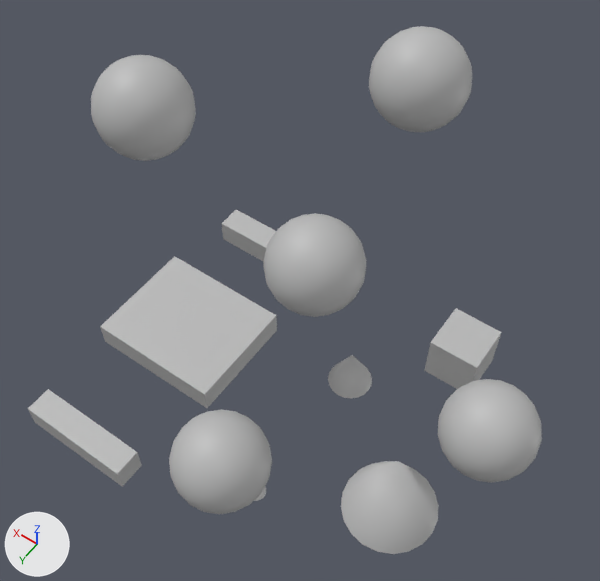
Renders of the FBX model ROF_Engine/Game/Assets/Models/SimpleH6.fbx from each side of a commit.
One viewpoint serves both versions: a camera (50 mm lens) standing at (-0.673, 1.41, 2.071) and looking at (0.092, 0.34, 0.389). The lights are fixed; the arrows at lower left show +X, +Y and +Z.
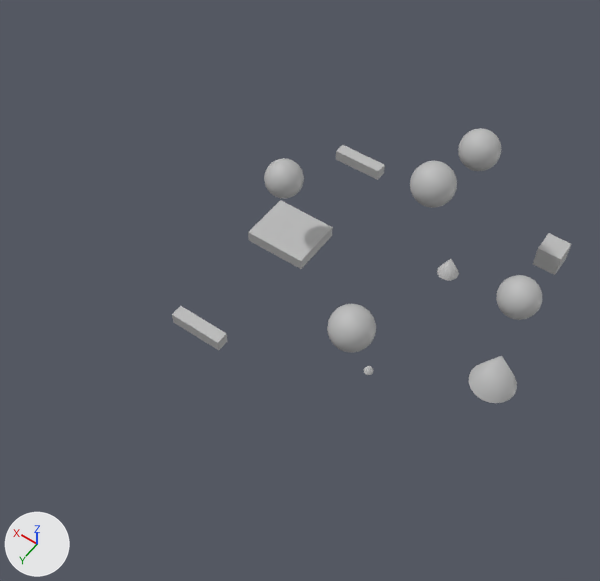
Location of each change, [x1, y1, x2, y2] in pixels of the pictures (600 x 581 px):
'pCube4', moved, rescaled (52% narrower, 54% shorter)
    before: [100, 256, 277, 408]
    after: [248, 200, 333, 269]
'pSphere5', moved, rescaled (52% narrower, 53% shorter)
    before: [169, 409, 272, 514]
    after: [327, 304, 376, 353]
'pSphere1', moved, rescaled (58% narrower, 59% shorter)
    before: [369, 26, 472, 132]
    after: [458, 128, 501, 171]
'pSphere4', moved, rescaled (55% narrower, 56% shorter)
    before: [438, 379, 542, 483]
    after: [496, 275, 542, 320]
'pSphere2', moved, rescaled (54% narrower, 54% shorter)
    before: [263, 213, 366, 317]
    after: [410, 161, 457, 208]
'pSphere3', moved, rescaled (61% narrower, 61% shorter)
    before: [91, 55, 196, 161]
    after: [264, 158, 304, 199]
'pCone1', moved, rescaled (51% narrower, 49% shorter)
    before: [341, 461, 439, 554]
    after: [469, 356, 517, 403]
'pCube3', moved, rescaled (51% narrower, 55% shorter)
    before: [28, 389, 142, 487]
    after: [172, 306, 227, 350]
'pCube1', moved, rescaled
    before: [424, 308, 502, 389]
    after: [533, 233, 571, 275]
'pCube2', moved, rescaled
    before: [221, 210, 276, 262]
    after: [336, 145, 385, 180]
'pCone2', moved, rescaled (49% narrower, 48% shorter)
    before: [328, 355, 372, 398]
    after: [437, 259, 459, 281]
'pCone3', moved, rescaled
    before: [254, 487, 266, 501]
    after: [363, 366, 373, 375]

Patch to the scene script:
```diff
--- a/ROF_Engine/Game/Assets/Models/SimpleH6.fbx.py
+++ b/ROF_Engine/Game/Assets/Models/SimpleH6.fbx.py
@@ ob_pcone1 @@
 ob_pcone1 = bpy.data.objects.new('pCone1', me_mesh_004)
-ob_pcone1.location = (-0.318, 0.482, 0.0)
+ob_pcone1.location = (-0.386, 0.053, 0.086)
 ob_pcone1.rotation_euler = (1.571, 0.0, 0.0)  # degrees (90, 0, 0)
-ob_pcone1.scale = (0.137, 0.137, 0.137)
+ob_pcone1.scale = (0.0697, 0.0697, 0.0697)
@@ ob_psphere1 @@
 ob_psphere1 = bpy.data.objects.new('pSphere1', me_mesh_007)
-ob_psphere1.location = (0.0, 0.0, 0.877)
+ob_psphere1.location = (-0.068, -0.3, 0.479)
 ob_psphere1.rotation_euler = (1.571, 0.0, 0.0)  # degrees (90, 0, 0)
-ob_psphere1.scale = (0.117, 0.117, 0.117)
+ob_psphere1.scale = (0.0593, 0.0593, 0.0593)
@@ ob_psphere3 @@
 ob_psphere3 = bpy.data.objects.new('pSphere3', me_mesh_009)
-ob_psphere3.location = (0.474, 0.411, 0.845)
+ob_psphere3.location = (0.406, -0.018, 0.323)
 ob_psphere3.rotation_euler = (1.571, 0.0, 0.0)  # degrees (90, 0, 0)
-ob_psphere3.scale = (0.117, 0.117, 0.117)
+ob_psphere3.scale = (0.0593, 0.0593, 0.0593)
@@ ob_pcube3 @@
 ob_pcube3 = bpy.data.objects.new('pCube3', me_mesh_002)
-ob_pcube3.location = (0.456, 0.859, 0.0)
+ob_pcube3.location = (0.388, 0.43, 0.086)
 ob_pcube3.rotation_euler = (1.571, 0.0, 0.0)  # degrees (90, 0, 0)
-ob_pcube3.scale = (0.34, 0.0782, 0.0782)
+ob_pcube3.scale = (0.173, 0.0397, 0.0397)
@@ ob_pcube4 @@
 ob_pcube4 = bpy.data.objects.new('pCube4', me_mesh_003)
-ob_pcube4.location = (0.456, 0.407, 0.0)
+ob_pcube4.location = (0.388, -0.022, 0.086)
 ob_pcube4.rotation_euler = (1.571, 0.0, 1.571)  # degrees (90, 0, 90)
-ob_pcube4.scale = (0.34, 0.0782, 0.405)
+ob_pcube4.scale = (0.173, 0.0397, 0.206)
@@ ob_pcone3 @@
 ob_pcone3 = bpy.data.objects.new('pCone3', me_mesh_006)
-ob_pcone3.location = (-0.036, 0.717, 0.049)
+ob_pcone3.location = (-0.104, 0.289, 0.135)
 ob_pcone3.rotation_euler = (1.571, 0.0, 0.0)  # degrees (90, 0, 0)
-ob_pcone3.scale = (0.0275, 0.0275, 0.0275)
+ob_pcone3.scale = (0.014, 0.014, 0.014)
@@ ob_pcube2 @@
 ob_pcube2 = bpy.data.objects.new('pCube2', me_mesh_001)
-ob_pcube2.location = (0.456, 0.0, 0.0)
+ob_pcube2.location = (0.388, -0.429, 0.086)
 ob_pcube2.rotation_euler = (1.571, 0.0, 0.0)  # degrees (90, 0, 0)
-ob_pcube2.scale = (0.34, 0.0782, 0.0782)
+ob_pcube2.scale = (0.173, 0.0397, 0.0397)
@@ ob_pcone2 @@
 ob_pcone2 = bpy.data.objects.new('pCone2', me_mesh_005)
-ob_pcone2.location = (-0.036, 0.267, 0.049)
+ob_pcone2.location = (-0.104, -0.162, 0.135)
 ob_pcone2.rotation_euler = (1.571, 0.0, 0.0)  # degrees (90, 0, 0)
-ob_pcone2.scale = (0.0648, 0.0648, 0.0648)
+ob_pcone2.scale = (0.0329, 0.0329, 0.0329)
@@ ob_psphere5 @@
 ob_psphere5 = bpy.data.objects.new('pSphere5', me_mesh_011)
-ob_psphere5.location = (-0.027, 0.815, 0.343)
+ob_psphere5.location = (-0.095, 0.386, 0.428)
 ob_psphere5.rotation_euler = (1.571, 0.0, 0.0)  # degrees (90, 0, 0)
-ob_psphere5.scale = (0.117, 0.117, 0.117)
+ob_psphere5.scale = (0.0593, 0.0593, 0.0593)
@@ ob_pcube1 @@
 ob_pcube1 = bpy.data.objects.new('pCube1', me_mesh)
-ob_pcube1.location = (-0.26, 0.0, 0.0)
+ob_pcube1.location = (-0.328, -0.429, 0.086)
 ob_pcube1.rotation_euler = (1.571, 0.0, 0.0)  # degrees (90, 0, 0)
-ob_pcube1.scale = (0.152, 0.152, 0.152)
+ob_pcube1.scale = (0.0771, 0.0771, 0.0771)
@@ ob_psphere4 @@
 ob_psphere4 = bpy.data.objects.new('pSphere4', me_mesh_010)
-ob_psphere4.location = (-0.489, 0.411, 0.377)
+ob_psphere4.location = (-0.364, -0.018, 0.326)
 ob_psphere4.rotation_euler = (1.571, 0.0, 0.0)  # degrees (90, 0, 0)
-ob_psphere4.scale = (0.117, 0.117, 0.117)
+ob_psphere4.scale = (0.0593, 0.0593, 0.0593)
@@ ob_psphere2 @@
 ob_psphere2 = bpy.data.objects.new('pSphere2', me_mesh_008)
-ob_psphere2.location = (0.0, 0.411, 0.624)
+ob_psphere2.location = (-0.068, -0.018, 0.573)
 ob_psphere2.rotation_euler = (1.571, 0.0, 0.0)  # degrees (90, 0, 0)
-ob_psphere2.scale = (0.117, 0.117, 0.117)
+ob_psphere2.scale = (0.0593, 0.0593, 0.0593)
```
